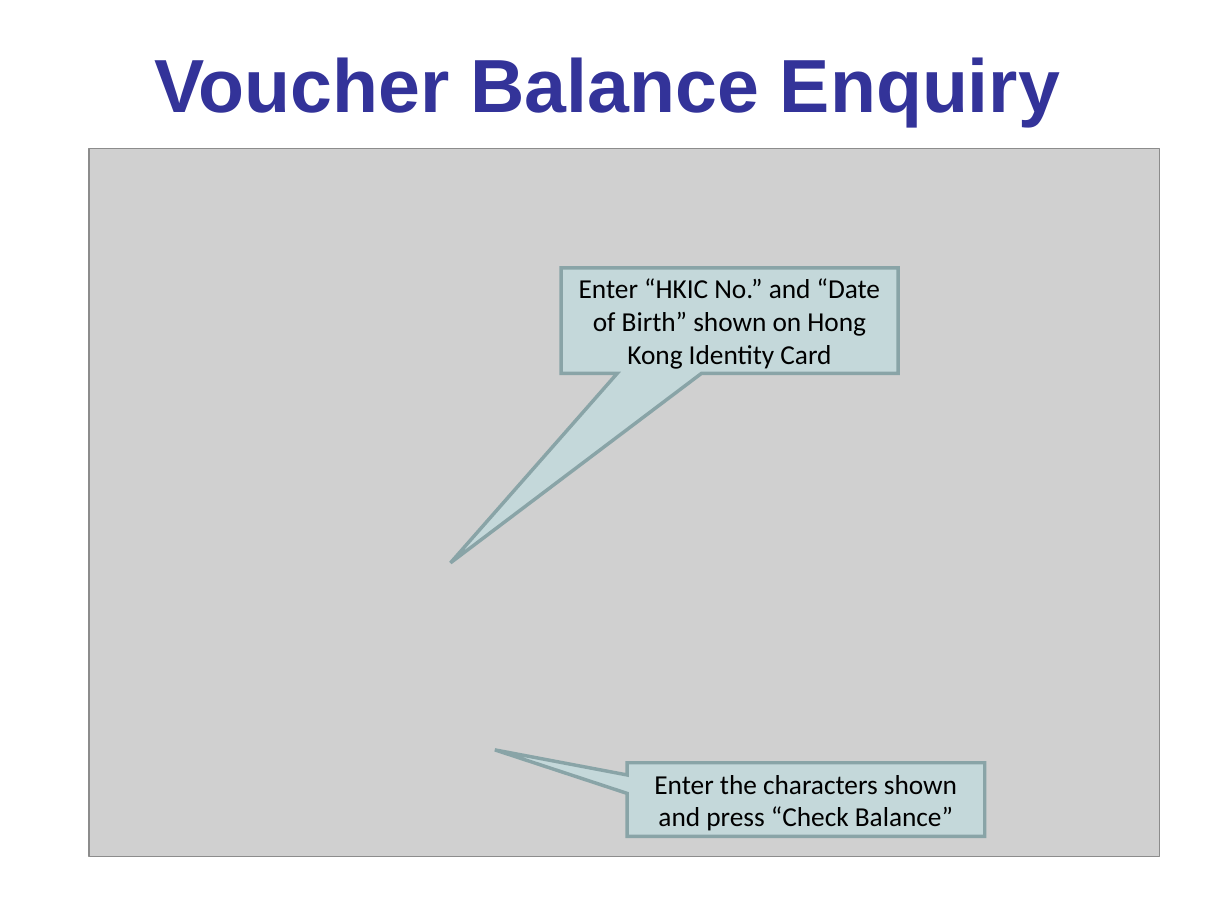
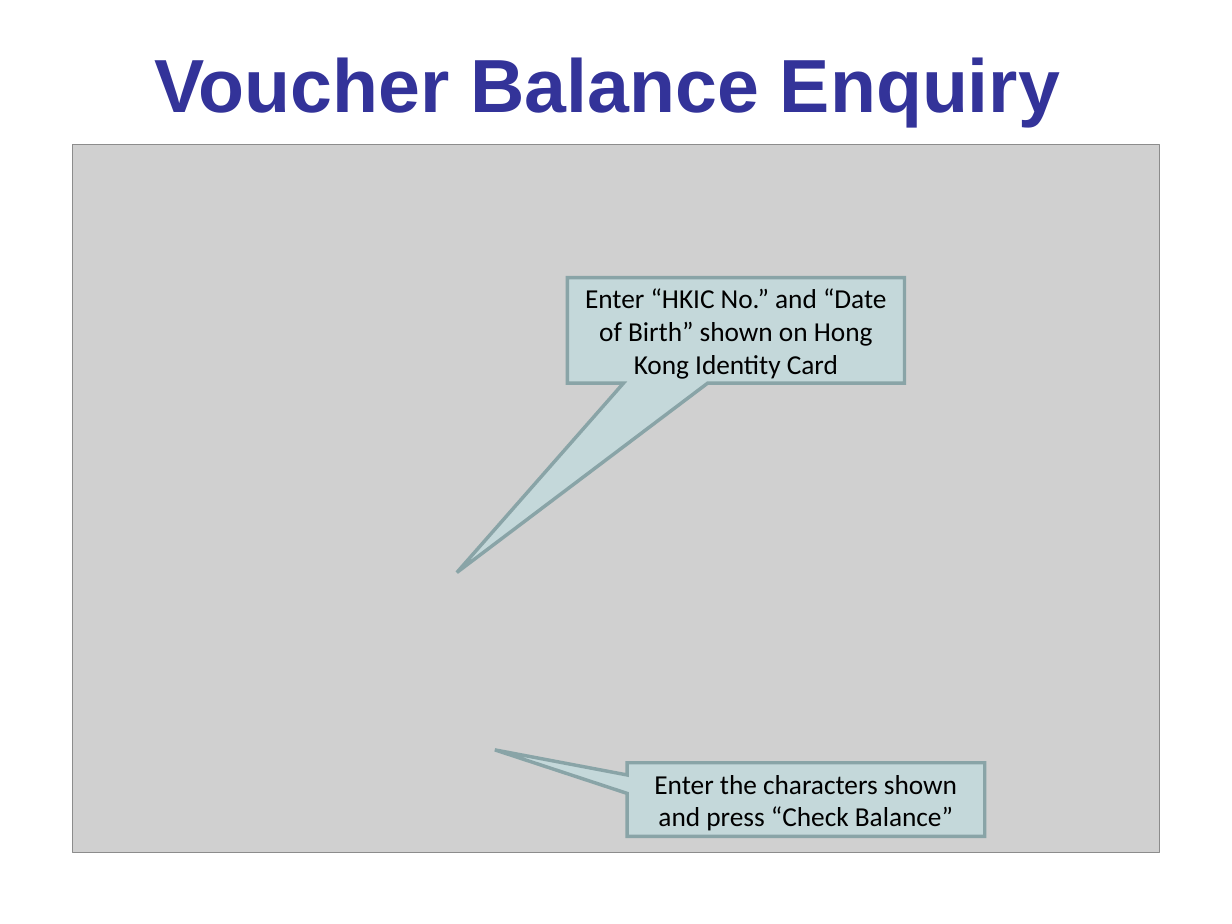
Before and after one commit to ethancyf/ethancyf, a slide deck: slide 1 of EHS2019/EHS/Public/Files/EasyGuide.pps. Drawn at 1232x924 pixels with LibreOffice and Linux fonts; fonts in the diff are those of the drawing; grey boxes stand for pictures; background and template pictures are left out. Boxes give left, top, right and bottom in pixels: in the first picture for what was removed or moved away, otherwise in the second. Text is boxed around its words. In the diff, an @@ line names an element or a change of style, - is before the commit and + after.

```diff
--- a/EHS2019/EHS/Public/Files/EasyGuide.pps
+++ b/EHS2019/EHS/Public/Files/EasyGuide.pps
@@ picture: place and size @@
-picture at [89,149,1159,857]
+picture at [73,144,1159,853]
@@ speech box "Enter “HKIC No.” and “Date ...": place and size @@
-speech box "Enter “HKIC No.” and “Date ..." at [561,269,898,375]
+speech box "Enter “HKIC No.” and “Date ..." at [568,277,906,383]
```
Also in this commit, not shown: 36 other files.
